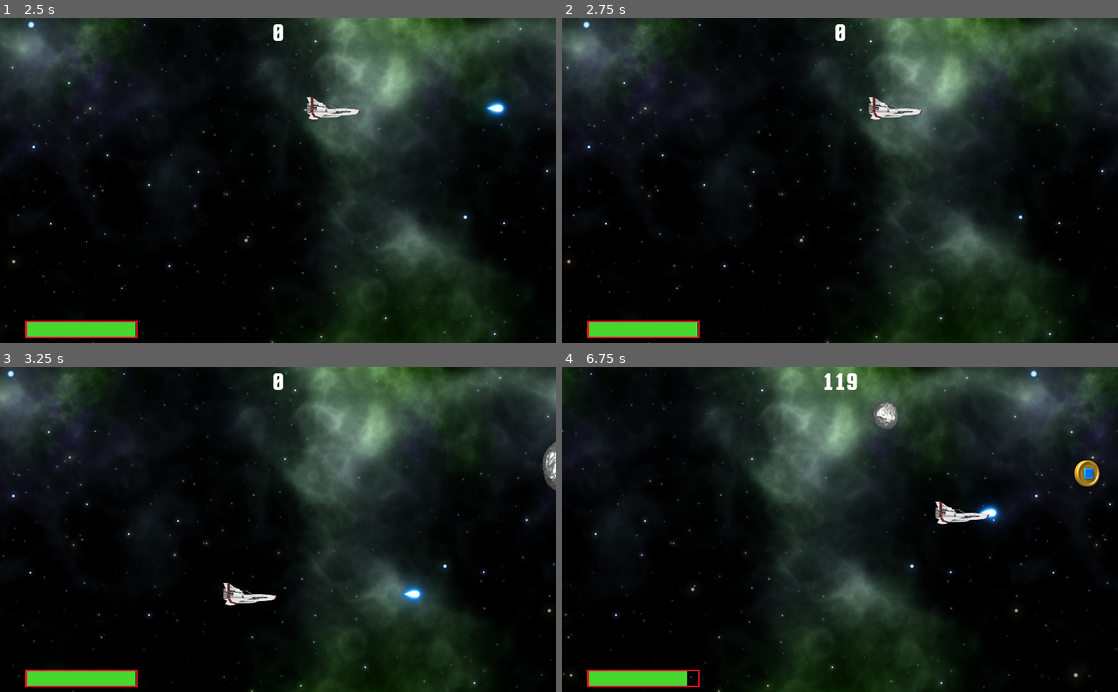
Above: before the commit, frames 1-4 (two rows, left to right).
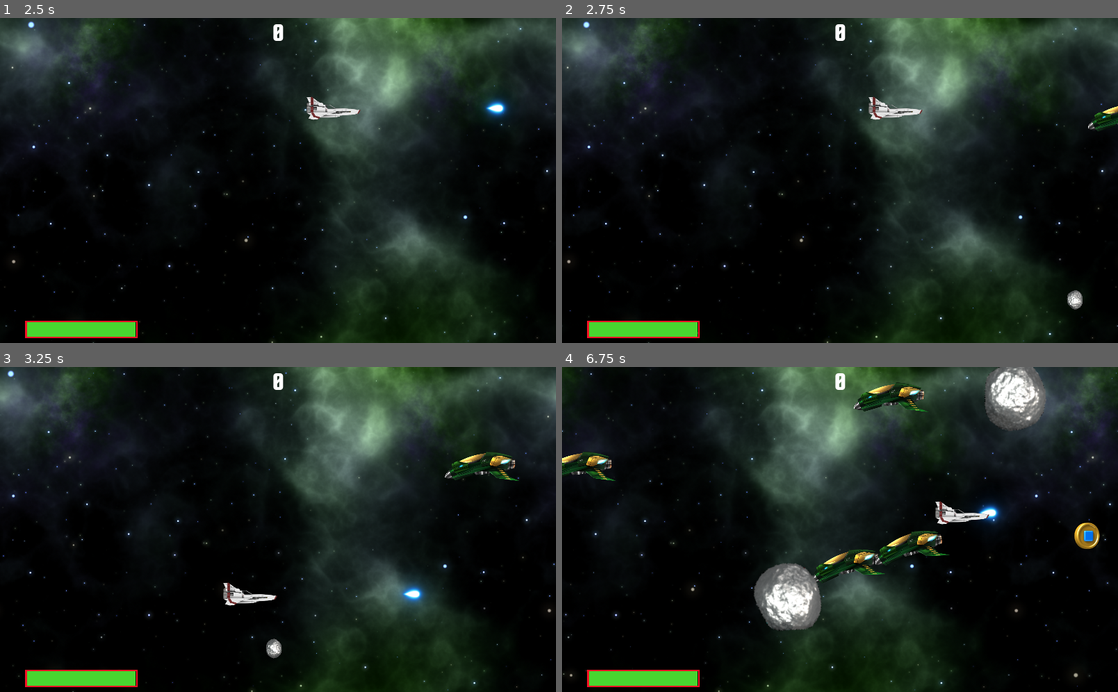
Above: after the commit, the same moments.

Repository: andreaszdw/test-godot
Game: Godot game, scene res://Main.tscn
Two runs of this game, one before a commit and one after it. Both use one fixed random seed, a clock stepped at 60 frames per second and the inputs below.
Inputs (mouse positions are in pixels of both pictures, inside the frame that each line leads up to):
- Up to frame 1 (2.5 s): move the mouse to (400, 164) at 0.52 s; click (400, 164) at 0.67 s; move the mouse to (166, 196) at 1.27 s; click (166, 196) at 1.42 s; move the mouse to (333, 109) at 2.02 s; click (333, 109) at 2.17 s
- Up to frame 2 (2.75 s): no input
- Up to frame 3 (3.25 s): move the mouse to (250, 594) at 2.77 s; click (250, 594) at 2.92 s
- Up to frame 4 (6.75 s): move the mouse to (1006, 578) at 3.52 s; click (1006, 578) at 3.67 s; move the mouse to (673, 480) at 4.27 s; click (673, 480) at 4.42 s; move the mouse to (867, 529) at 5.02 s; click (867, 529) at 5.17 s; move the mouse to (756, 448) at 5.77 s; click (756, 448) at 5.92 s; move the mouse to (962, 513) at 6.52 s; click (962, 513) at 6.67 s

Frame 1 is identical in both runs. In frame 2, 0.3% of the frame differs, in the area x 90-100%, y 27-90%; in frame 3, 0.9%; in frame 4, 7.1%, in the area x 0-97%, y 0-99%.

Commit message:
some new ships

Diff:
--- a/sidefighter/Asteroid.tscn
+++ b/sidefighter/Asteroid.tscn
@@ -169,7 +169,7 @@
 
 [node name="AnimatedSprite" type="AnimatedSprite" parent="."]
 frames = SubResource( 31 )
-frame = 26
+frame = 12
 playing = true
 
 [node name="CollisionShape2D" type="CollisionShape2D" parent="."]
--- a/sidefighter/Main.gd
+++ b/sidefighter/Main.gd
@@ -2,6 +2,7 @@
 
 export(PackedScene) var asteroid_scene
 export(PackedScene) var power_up_scene
+export(PackedScene) var enemy1_scene
 
 var rng = RandomNumberGenerator.new()
 var canShoot = true
@@ -23,6 +24,7 @@
 func _on_StartTimer_timeout():
 	$AsteroidTimer.start()
 	$PowerUpTimer.start()
+	$EnemyTimer.start()
 
 func _on_AsteroidTimer_timeout():
 	var ast = asteroid_scene.instance()
@@ -58,3 +60,12 @@
 	pu1.set_player($Player)
 	pu1.position = spawn_loc.position
 	add_child(pu1)
+
+
+func _on_EnemyTimer_timeout():
+	var enemy = enemy1_scene.instance()
+	var spawn_loc = get_node("SpawnPath/SpawnPathLocation")
+	spawn_loc.offset = rng.randi()
+	enemy.position = spawn_loc.position
+	enemy.init(rng.randf_range(0.2, 2))
+	add_child(enemy)
--- a/sidefighter/Main.tscn
+++ b/sidefighter/Main.tscn
@@ -6,6 +6,7 @@
 [ext_resource path="res://StarsBackground.tscn" type="PackedScene" id=4]
 [ext_resource path="res://hud.tscn" type="PackedScene" id=5]
 [ext_resource path="res://power_up1.tscn" type="PackedScene" id=6]
+[ext_resource path="res://enemy1.tscn" type="PackedScene" id=7]
 
 [sub_resource type="Curve2D" id=3]
 _data = {
@@ -21,6 +22,7 @@
 script = ExtResource( 2 )
 asteroid_scene = ExtResource( 3 )
 power_up_scene = ExtResource( 6 )
+enemy1_scene = ExtResource( 7 )
 
 [node name="Player" parent="." instance=ExtResource( 1 )]
 
@@ -29,6 +31,8 @@
 
 [node name="AsteroidTimer" type="Timer" parent="."]
 wait_time = 1.5
+
+[node name="EnemyTimer" type="Timer" parent="."]
 
 [node name="PowerUpTimer" type="Timer" parent="."]
 wait_time = 5.0
@@ -59,5 +63,6 @@
 [connection signal="shoot" from="Player" to="." method="_on_Player_shoot"]
 [connection signal="timeout" from="StartTimer" to="." method="_on_StartTimer_timeout"]
 [connection signal="timeout" from="AsteroidTimer" to="." method="_on_AsteroidTimer_timeout"]
+[connection signal="timeout" from="EnemyTimer" to="." method="_on_EnemyTimer_timeout"]
 [connection signal="timeout" from="PowerUpTimer" to="." method="_on_PowerUpTimer_timeout"]
 [connection signal="timeout" from="ShootTimer" to="." method="_on_ShootTimer_timeout"]
--- /dev/null
+++ b/sidefighter/enemy1.gd
@@ -0,0 +1,12 @@
+extends RigidBody2D
+
+
+func init(v):
+	var velocity = Vector2(360, 0)
+	set_linear_velocity(velocity.rotated(3.14159) / v)
+
+func _on_VisibilityNotifier2D_screen_exited():
+	queue_free()
+
+func hitted(h, type):
+	print("I'm hitted")
--- /dev/null
+++ b/sidefighter/enemy1.tscn
@@ -0,0 +1,28 @@
+[gd_scene load_steps=4 format=2]
+
+[ext_resource path="res://art/ships/TM_2.png" type="Texture" id=1]
+[ext_resource path="res://enemy1.gd" type="Script" id=2]
+
+[sub_resource type="CapsuleShape2D" id=1]
+radius = 90.0
+height = 226.0
+
+[node name="enemy1" type="RigidBody2D"]
+scale = Vector2( 0.3, -0.3 )
+gravity_scale = 0.0
+script = ExtResource( 2 )
+
+[node name="Sprite" type="Sprite" parent="."]
+rotation = -3.14159
+scale = Vector2( 0.3, -0.3 )
+texture = ExtResource( 1 )
+
+[node name="CollisionShape2D" type="CollisionShape2D" parent="."]
+position = Vector2( 0, -2 )
+rotation = -1.5708
+scale = Vector2( 0.3, -0.3 )
+shape = SubResource( 1 )
+
+[node name="VisibilityNotifier2D" type="VisibilityNotifier2D" parent="."]
+
+[connection signal="screen_exited" from="VisibilityNotifier2D" to="." method="_on_VisibilityNotifier2D_screen_exited"]
Not shown: 1 places in sidefighter/Main.tscn that only renumber resources
Binary file added: sidefighter/art/ships/TM_1.png
Not shown, added: sidefighter/art/ships/TM_1.png.import
Binary file added: sidefighter/art/ships/TM_1_Aerodynamics_Upgrade.png
Not shown, added: sidefighter/art/ships/TM_1_Aerodynamics_Upgrade.png.import
Binary file added: sidefighter/art/ships/TM_1_Better_Model_Upgrade.png
Not shown, added: sidefighter/art/ships/TM_1_Better_Model_Upgrade.png.import
Binary file added: sidefighter/art/ships/TM_1_Light_Weight_Upgrade.png
Not shown, added: sidefighter/art/ships/TM_1_Light_Weight_Upgrade.png.import
Binary file added: sidefighter/art/ships/TM_2.png
Not shown, added: sidefighter/art/ships/TM_2.png.import
Binary file added: sidefighter/art/ships/TM_2_Aerodynamics_Upgrade.png
(and 45 more such lines)
